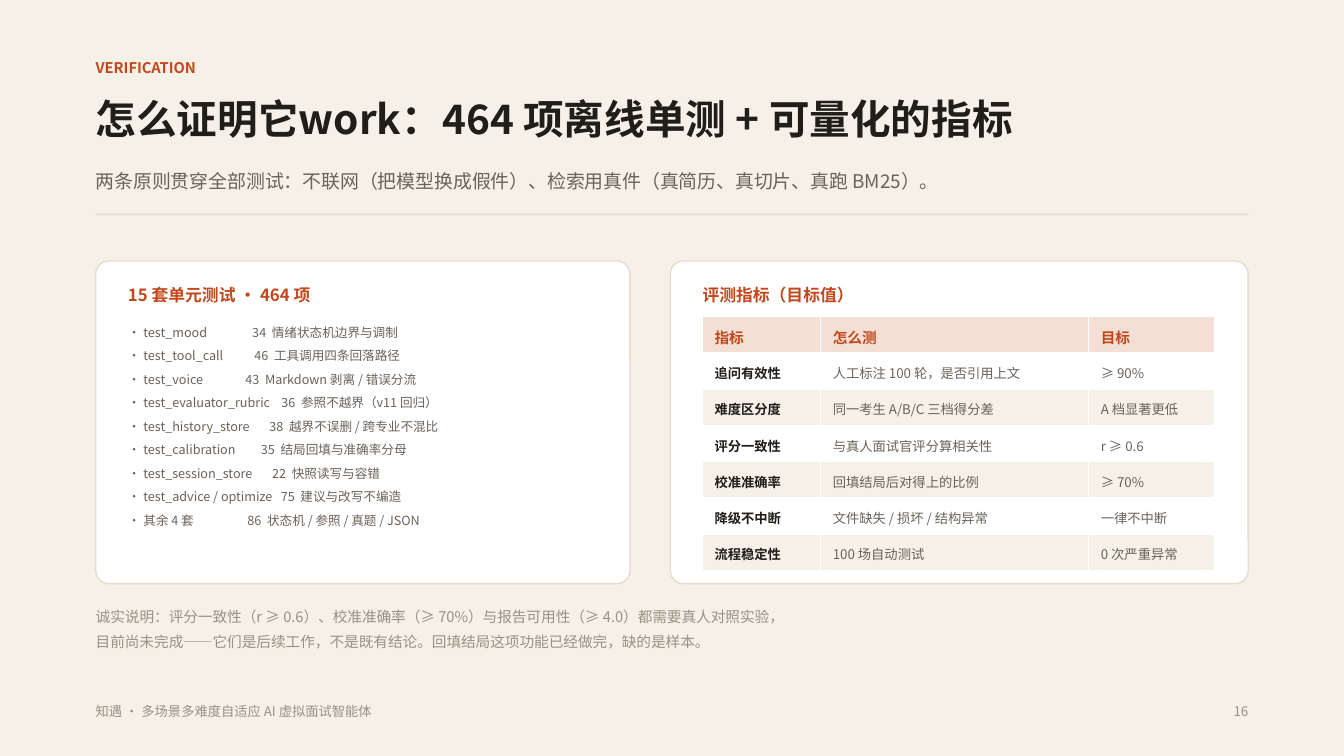
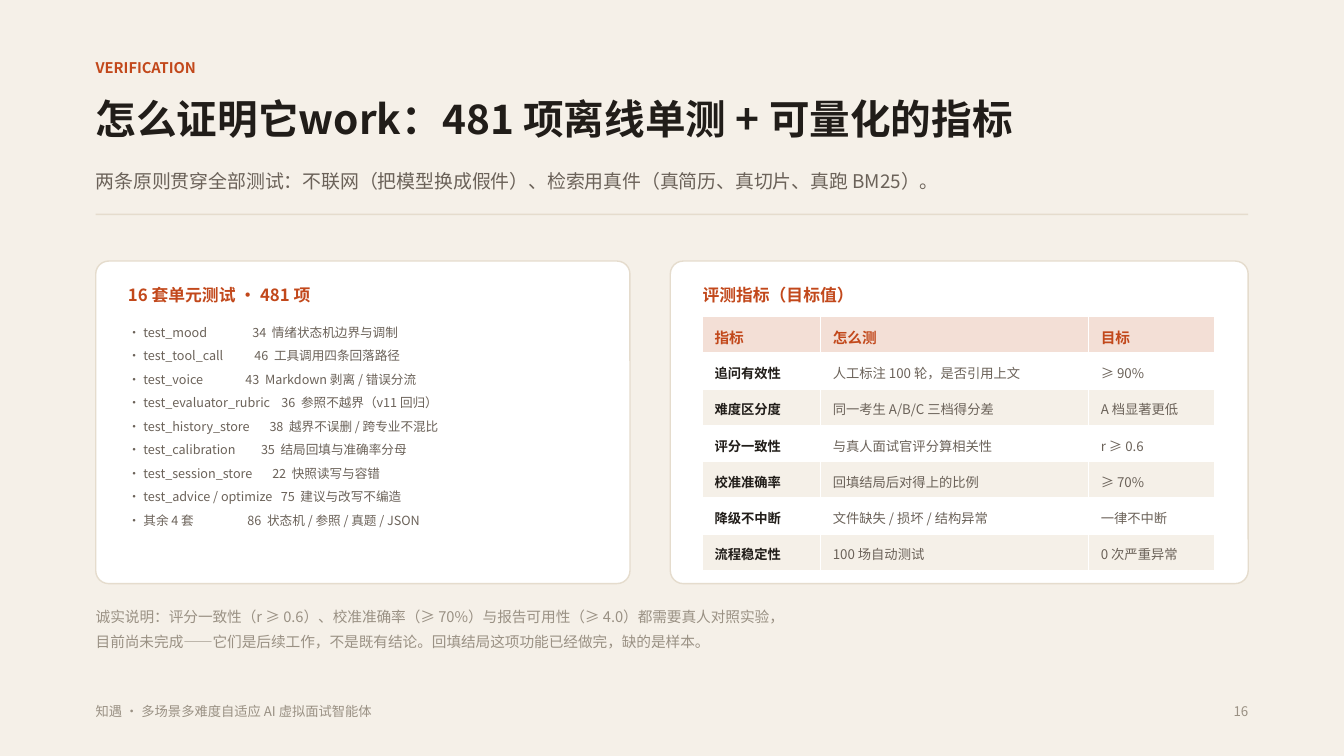
Before and after one commit to shuangxingxi/zhiyu-interview, a slide deck: slide 16 of 知遇-AI虚拟面试官-答辩.pptx. Drawn at 1344x756 pixels with LibreOffice and Linux fonts; fonts in the diff are those of the drawing. Boxes give left, top, right and bottom in pixels: in the first picture for what was removed or moved away, otherwise in the second. Text is boxed around its words. In the diff, an @@ line names an element or a change of style, - is before the commit and + after.

```diff
--- a/知遇-AI虚拟面试官-答辩.pptx
+++ b/知遇-AI虚拟面试官-答辩.pptx
@@ text at [96, 99, 1013, 138]: text changed @@
-怎么证明它work：464 项离线单测 + 可量化的指标
+怎么证明它work：481 项离线单测 + 可量化的指标
@@ text at [128, 287, 311, 303]: text changed @@
-15 套单元测试 · 464 项
+16 套单元测试 · 481 项
```
Also in this commit, not shown: 2 other slides changed, 7 other files.
